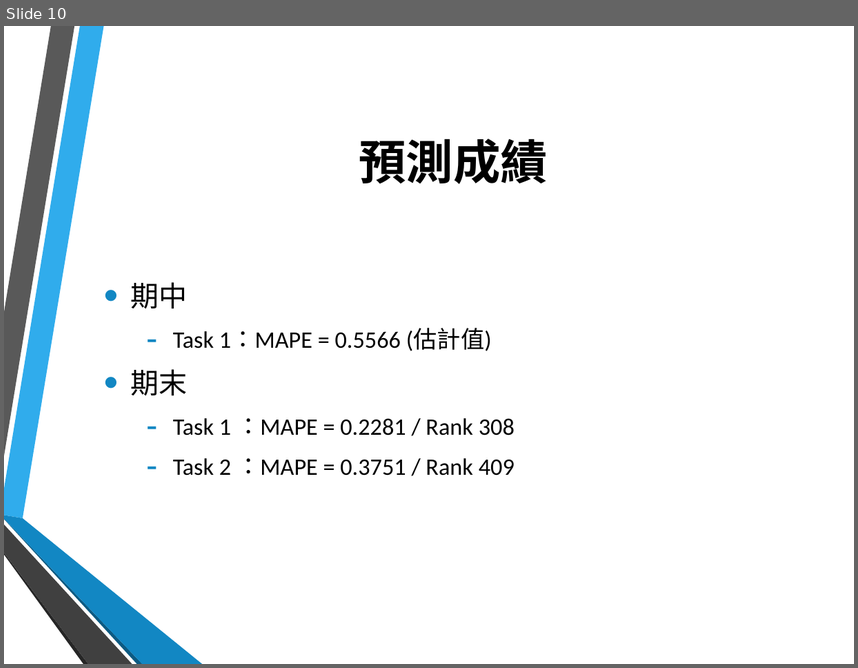
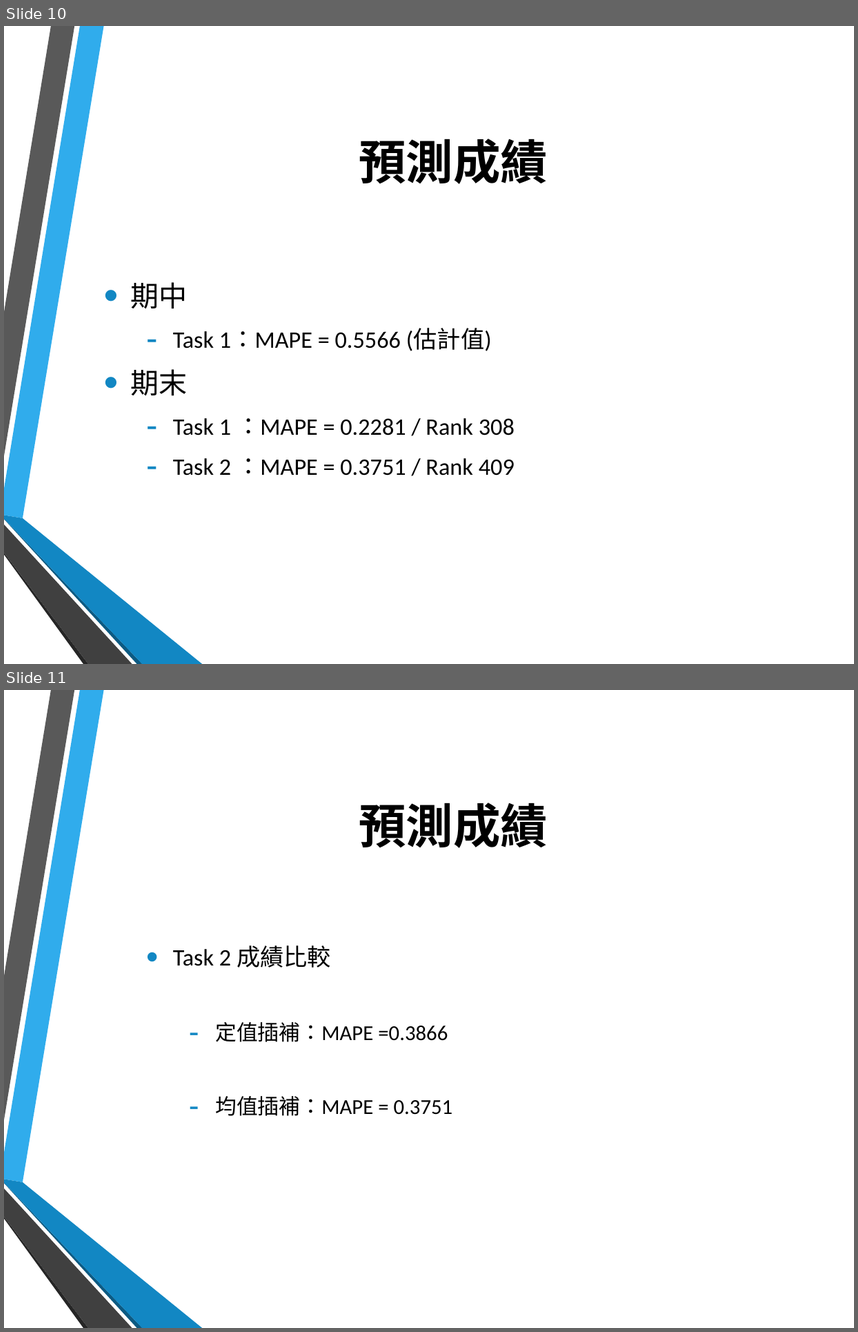
Before and after one commit to vincentHelloTK1/106-NN-homework2, a slide deck: B10230208/KDD期末成果報告.pptx. Shown one above the other, each under a label of ours: slide 10 before the commit, slides 10 and 11 after it. The pictures are 858x668 and 858x1332 pixels, drawn with LibreOffice and Linux fonts; fonts in the diff are those of the drawing; background and template pictures are left out. Boxes give left, top, right and bottom in pixels: in the first picture for what was removed or moved away, otherwise in the second. Text is boxed around its words. In the diff, an @@ line names an element or a change of style, - is before the commit and + after.

```diff
--- a/B10230208/KDD期末成果報告.pptx
+++ b/B10230208/KDD期末成果報告.pptx
@@ slide 11 added at <box>4,690,854,1328</box>, background picture (left out); not listed: 6 template elements that a slide beside it also shows @@
@@ title added at <box>359,802,548,848</box>, 40 pt, text #000000, bold @@
+預測成績
@@ text added at <box>173,945,453,1116</box>, 18 pt, text #000000 @@
+  • Task 2 成績比較
+    ‐ 定值插補：MAPE =0.3866
+    ‐ 均值插補：MAPE = 0.3751
```
Also in this commit, not shown: 3 slides changed.
